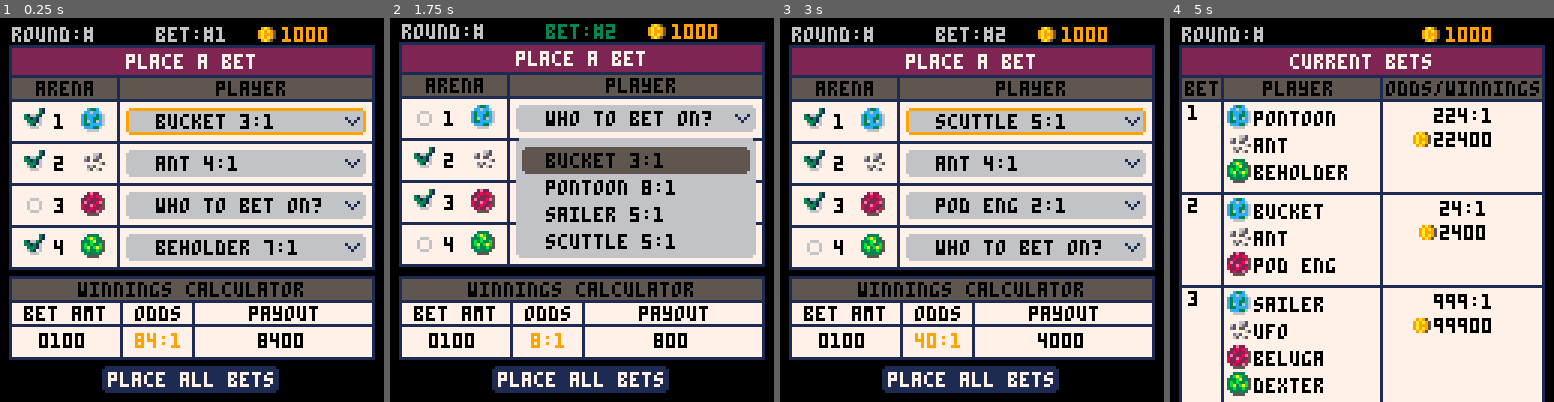
Above: before the commit, frames 1-4 (left to right).
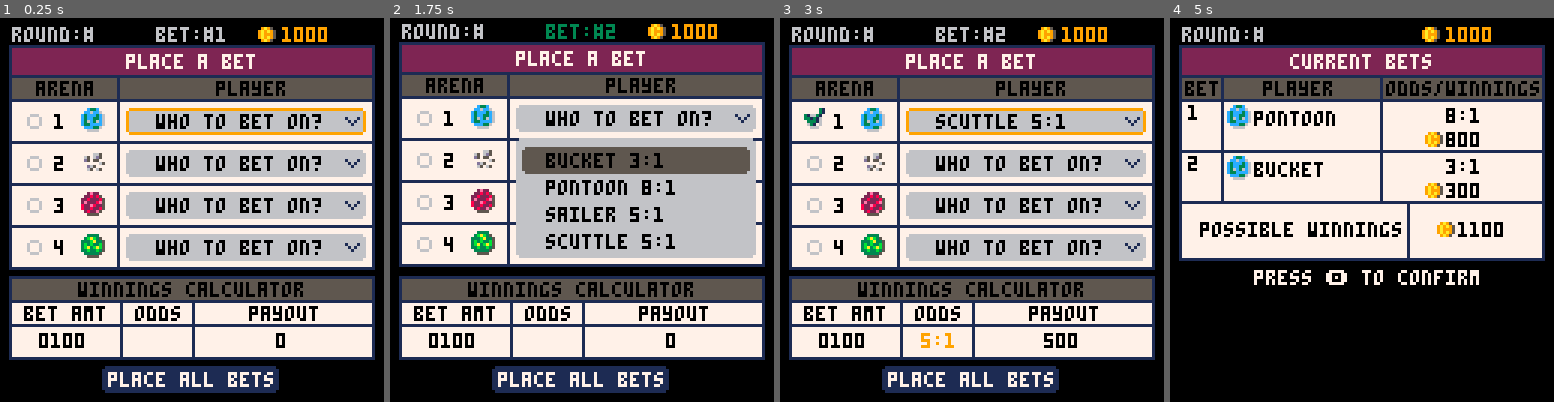
Above: after the commit, the same moments.

Repository: suspicious-smoke/club-bets-pico8
Game: PICO-8 cartridge club-bets.p8
The game is run twice, just before and just after one commit, with the same random seed, the same clock (stepped at 60 frames per second) and the same inputs.
Inputs:
- Up to frame 1 (0.25 s): no input
- Up to frame 2 (1.75 s): tap X (X key) at 0.33, 1.07 s; tap O (Z key) at 0.7, 1.7 s; hold Right from 1.6 s (still down)
- Up to frame 3 (3 s): tap X (X key) at 1.85, 2.97 s; release Right at 2.1 s; tap O (Z key) at 2.1, 2.5, 2.9 s; hold Up 2.15-2.42 s; hold Right from 2.47 s (still down)
- Up to frame 4 (5 s): release Right at 3.03 s; hold Left 3.08-3.58 s; tap O (Z key) every 0.4 s from 3.3 to 4.9 s; hold Down 3.63-3.97 s; hold Right 4.02-4.68 s; tap X (X key) at 4.08 s; hold Up from 4.73 s (still down)

The runs differ from the first frame. In frame 1, 2.5% of the frame differs, in the area x 6-84%, y 23-86%; in frame 2, 0.5%; in frame 3, 1.8%; in frame 4, 40%, in the area x 2-98%, y 23-100%.

Commit message:
work on bet loop

Diff:
--- a/club-bets.p8
+++ b/club-bets.p8
@@ -95,7 +94,7 @@
 	_upd=blank
 	_drw=blank
 	fill_arenas()
-	dummy_bets()
+	--dummy_bets()
 	--init_quickbetpage()
 	--init_ticket()
 	init_betpage()
@@ -290,6 +287,7 @@
 	line(3,102,124,102,1)--hline2
 	print("bet amt",8,96,0)
 	for i=1,4 do
+		--digit selection colors
 		i_clr=0
 		if i==i_amt and bet_mode==3 then
 			i_clr=9
@@ -323,6 +321,9 @@
 	bet_title="current bets"
 	get_bet_summary()
 	show_winners=false
+	get_bet_costs()
+	has_money=arr_greater_equal(money,total_bet)
+	made_bets=arr_to_str(total_winnings)!="0"
 	_upd=upd_confirm
 	_drw=drw_confirm
 end
@@ -339,25 +340,48 @@
 	if btnp(❎) then
 		init_betpage()
 	elseif btnp(🅾️) then
-		init_end_of_round()
-	end
+		if has_money and made_bets then
+			init_end_of_round()
+		end
+	end
+end
+
+function get_bet_costs()
+	total_bet={}
+	for i_bet=1,10 do
+		has_bet=false
+		for i_arena=1,4 do
+			for i_plyr=1,4 do
+				if bets[i_bet][2][i_arena][i_plyr] then
+					has_bet=true
+				end
+			end
+		end
+		if has_bet then
+			total_bet=arr_add(total_bet,bets[i_bet][1])
+		end
+	end
+	return total_bet
 end
 
 --confirm bet page
 function drw_confirm()
 	draw_bet_summary()
-
 	--total winnings box
 	rrectfill(3,27+o_pcount-scroller,122,20,0,7)--ticket
 	rrect(3,27+o_pcount-scroller,122,20,0,1)--ticket
 	print("possible winnings",10,34+o_pcount-scroller,0)
 	line(79,27+o_pcount-scroller,79,46+o_pcount-scroller,1)
-
 	tw_str=arr_to_str(total_winnings)
 	spr(108,96-#tw_str*2,32+o_pcount-scroller)--coin
 	print(tw_str,104-#tw_str*2,34+o_pcount-scroller,0)
-
-	print("press 🅾️ to confirm",28,50+o_pcount-scroller,7)
+	if not has_money then
+		print("not enough cash. press ❎",16,50+o_pcount-scroller,8)
+	elseif not made_bets then
+		print("no bets placed. press ❎",18,50+o_pcount-scroller,8)
+	else
+		print("press 🅾️ to confirm",28,50+o_pcount-scroller,7)
+	end
 end
 
 function draw_bet_summary()
@@ -415,25 +439,12 @@
 		end
 	end
 	max_scroll=o_pcount-60
-
-
-end
-
-function is_winning_bet(_bet)
-	for i_arena=1,4 do
-		for i_plyr=1,4 do
-			if _bet[2][i_arena][i_plyr] then--player was bet on
-				if i_plyr!=round_winners[i_arena] then
-					return false
-				end
-			end
-		end
-	end
-	return true
 end
 
 function init_end_of_round()
 		calculate_winners()
+			--pay for bets
+		money=arr_sub(money,total_bet)
 		_upd=upd_end_of_round
 		_drw=drw_end_of_round
 end
@@ -453,20 +464,6 @@
 		spr(47+w_pid,40,16+i_arena*10)
 		print(get_player_string(i_arena,round_winners[i_arena]),50,17+i_arena*10)
 	end
-end
-
-
-function get_winning_cash()
-	winning_cash=reset_array(10,0)
-	--debug[1]=round_winners[1].." "..round_winners[2].." "..round_winners[3].." "..round_winners[4]
-	for i_bet=1,10 do
-		_cbet=bets[i_bet]
-		if is_winning_bet(_cbet) then
-			winning_cash=arr_add(winning_cash,bets_winnings[i_bet])
-
-		end
-	end
-
 end
 
 function init_winning_bets()
@@ -488,7 +485,7 @@
 			scroller=max(scroller-7,0)
 		end
 	end
-	if btnp(❎) or btnp(🅾️) then
+	if btnp(🅾️) then
 		finish_round()
 	end
 end
@@ -507,16 +504,6 @@
 	spr(108,96-#tw_str*2,32+o_pcount-scroller)--coin
 	print(tw_str,104-#tw_str*2,34+o_pcount-scroller,0)
 	print("press 🅾️ to continue",25,50+o_pcount-scroller,7)
-end
-
-
-function finish_round()
-	--give player winnings
-	money=arr_add(winning_cash,money)
-	--refill arena
-	fill_arenas()
-	--start next bet round/bet page
-	init_betpage()
 end
 
 
@@ -788,6 +775,9 @@
 			end
 		end
 		bets_odds[i_bet]=min(bets_odds[i_bet],999)--clamp bets_odds
+		if bets_odds[i_bet]==1 then
+			bets_odds[i_bet]=0
+		end
 		bets_winnings[i_bet]=arr_mult(int_to_arr(bets_odds[i_bet]),bets[i_bet][1])
 		if #bets_winnings[i_bet] >= 7 then
 			bets_winnings[bet_sel]={1,0,0,0,0,0,0}
@@ -821,6 +811,7 @@
 		end
 	end
 	str_odds=tostr(_odds)
+	if str_odds=="0" then return "" end
 	return_str=return_str..str_odds..":1"
 	return return_str
 end
@@ -851,6 +842,40 @@
 		end
 		round_winners[i_arena]=_rwinner
 	end
+end
+
+function is_winning_bet(_bet)
+	for i_arena=1,4 do
+		for i_plyr=1,4 do
+			if _bet[2][i_arena][i_plyr] then--player was bet on
+				if i_plyr!=round_winners[i_arena] then
+					return false
+				end
+			end
+		end
+	end
+	return true
+end
+
+function get_winning_cash()
+	winning_cash=reset_array(10,0)
+	--debug[1]=round_winners[1].." "..round_winners[2].." "..round_winners[3].." "..round_winners[4]
+	for i_bet=1,10 do
+		_cbet=bets[i_bet]
+		if is_winning_bet(_cbet) then
+			winning_cash=arr_add(winning_cash,bets_winnings[i_bet])
+		end
+	end
+end
+
+function finish_round()
+	--give player winnings
+	money=arr_add(winning_cash,money)
+	winning_cash={}
+	--refill arena
+	fill_arenas()
+	--start next bet round/bet page
+	init_betpage()
 end
 -->8
 --helpers
@@ -933,6 +958,9 @@
 				anum=anum.._arr[i]
 			end
 		end
+	end
+	if anum=="" then
+		anum="0"
 	end
 	return anum
 end
@@ -991,41 +1019,60 @@
 	end
 	return r
 end
-
 function arr_sub(a,b)--subtraction
- -- result array
- local r={}
- local borrow=0
- local i=#a
- local j=#b
- -- subtract digits from right to left
- while i>0 do
-  -- subtract the two digits and any borrow
-  local n=a[i]-(b[j] or 0)-borrow
-  -- borrow from the next digit if needed
-  if n<0 then
-   n+=10
-   borrow=1
-  else
-   borrow=0
-  end
-  -- store the result digit
-  add(r,n)
-  -- move to the next digits
-  i-=1
-  j-=1
- end
- -- digits were calculated right-to-left,
- -- so reverse the result
- for i=1,#r\2 do
-  r[i],r[#r-i+1]=r[#r-i+1],r[i]
- end
- -- remove leading zeroes
- while #r>1 and r[1]==0 do
-  deli(r,1)
- end
-
- return r
+	-- result array
+	local r={}
+	local borrow=0
+	local i=#a
+	local j=#b
+	-- subtract digits from right to left
+	while i>0 do
+		local n=a[i]-(j>0 and b[j] or 0)-borrow
+		-- borrow from the next digit if needed
+		if n<0 then
+			n+=10
+			borrow=1
+		else
+			borrow=0
+		end
+		add(r,n)
+		i-=1
+		j-=1
+	end
+	-- reverse result
+	for i=1,#r\2 do
+		r[i],r[#r-i+1]=r[#r-i+1],r[i]
+	end
+
+	-- remove leading zeroes
+	while #r>1 and r[1]==0 do
+		deli(r,1)
+	end
+
+	return r
+end
+
+function arr_greater_equal(a,b)--is a>=b?
+
+	-- more digits means bigger number
+	if #a>#b then
+		return true
+	elseif #a<#b then
+		return false
+	end
+
+	-- same number of digits
+	-- compare from left to right
+	for i=1,#a do
+		if a[i]>b[i] then
+			return true
+		elseif a[i]<b[i] then
+			return false
+		end
+	end
+
+	-- numbers are equal
+	return true
 end
 
 __gfx__
